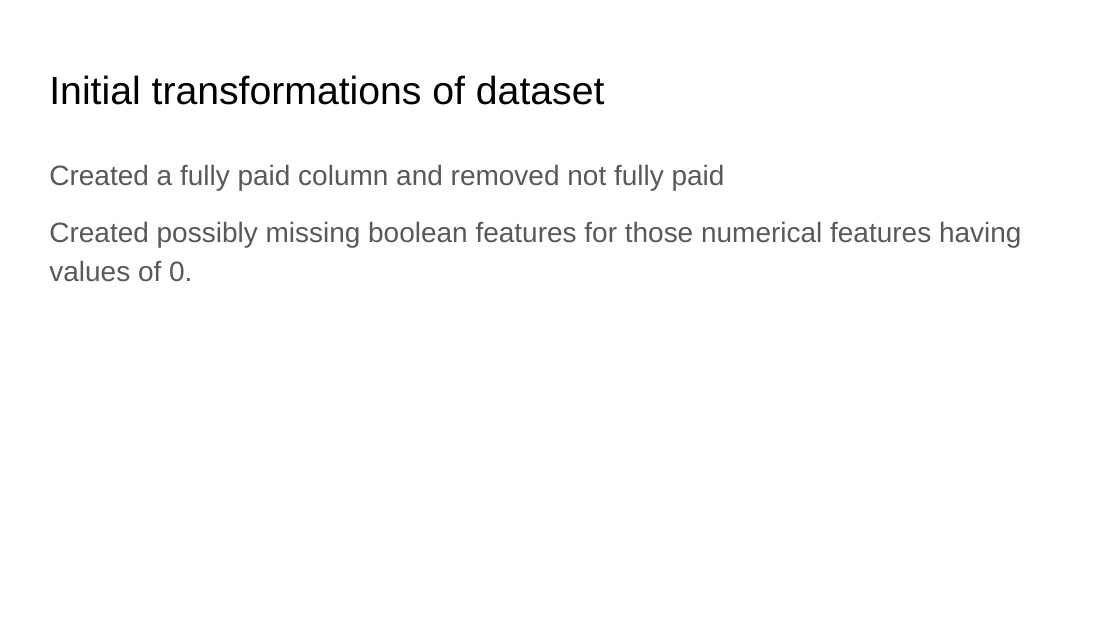
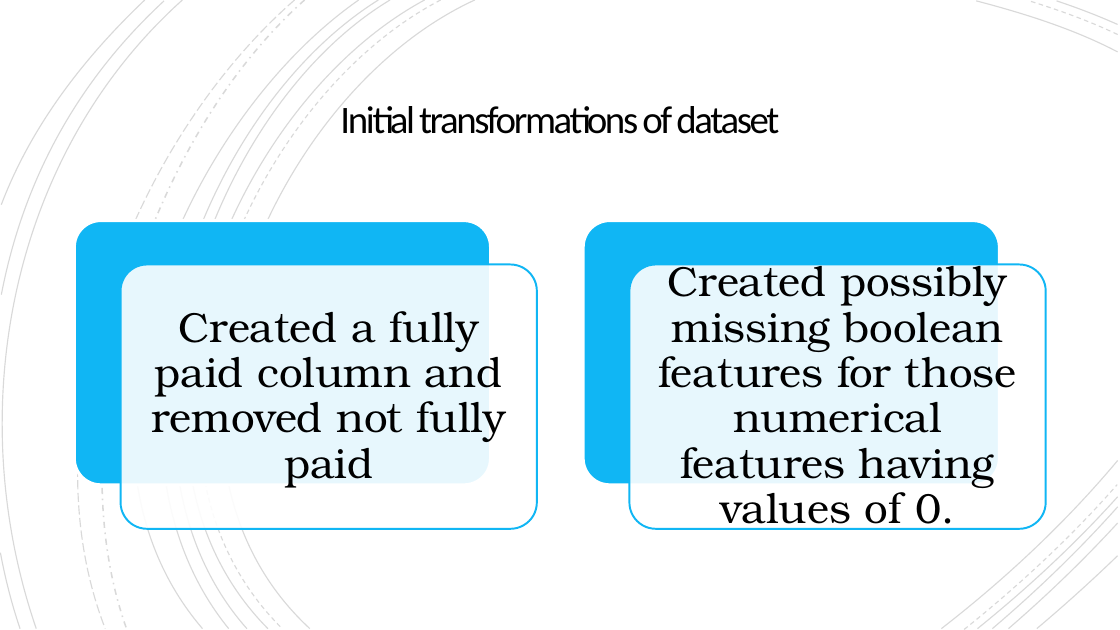
Before and after one commit to mathisme/ThinkfulSLCap, a slide deck: slide 6 of Capstone2.pptx. Drawn at 1120x630 pixels with LibreOffice and Linux fonts; fonts in the diff are those of the drawing. Boxes give left, top, right and bottom in pixels: in the first picture for what was removed or moved away, otherwise in the second. Text is boxed around its words. In the diff, an @@ line names an element or a change of style, - is before the commit and + after.

```diff
--- a/Capstone2.pptx
+++ b/Capstone2.pptx
@@ rectangle added at bbox=[0, 0, 1120, 629], fill #FFFFFF @@
@@ group added at bbox=[0, 0, 1118, 629]: 21 freeform shapes @@
@@ group added at bbox=[0, 0, 1118, 629]: 21 freeform shapes @@
@@ title "Initial transformations of dataset": place and size @@
-title "Initial transformations of dataset" at bbox=[49, 75, 604, 105]
+title "Initial transformations of dataset" at bbox=[340, 106, 779, 134]
@@ title "Initial transformations of dataset" at bbox=[340, 106, 779, 134]: size 25.2 to 25 pt, font Arial to Calibri, letter spacing 0 to -1.5 pt; alignment left to centre; line spacing 1 to 0.85; vertical alignment top to middle @@
@@ text removed at bbox=[49, 164, 1021, 282] @@
-Created a fully paid column and removed not fully paid
-Created possibly missing boolean features for those numerical features having values of 0.
@@ group added at bbox=[74, 221, 1046, 530]: 4 rounded rectangles, 2 texts @@
+Created a fully paid column and removed not fully paid
+Created possibly missing boolean features for those numerical features having values of 0.
```
Also in this commit, not shown: 18 other slides changed.
